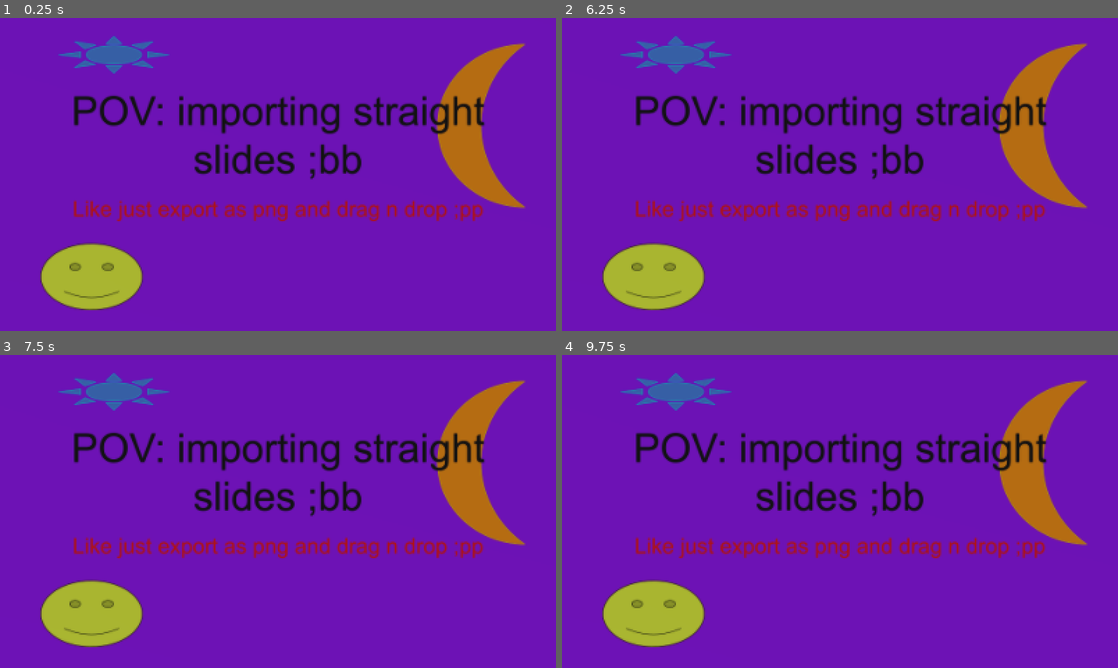
Above: before the commit, frames 1-4 (two rows, left to right).
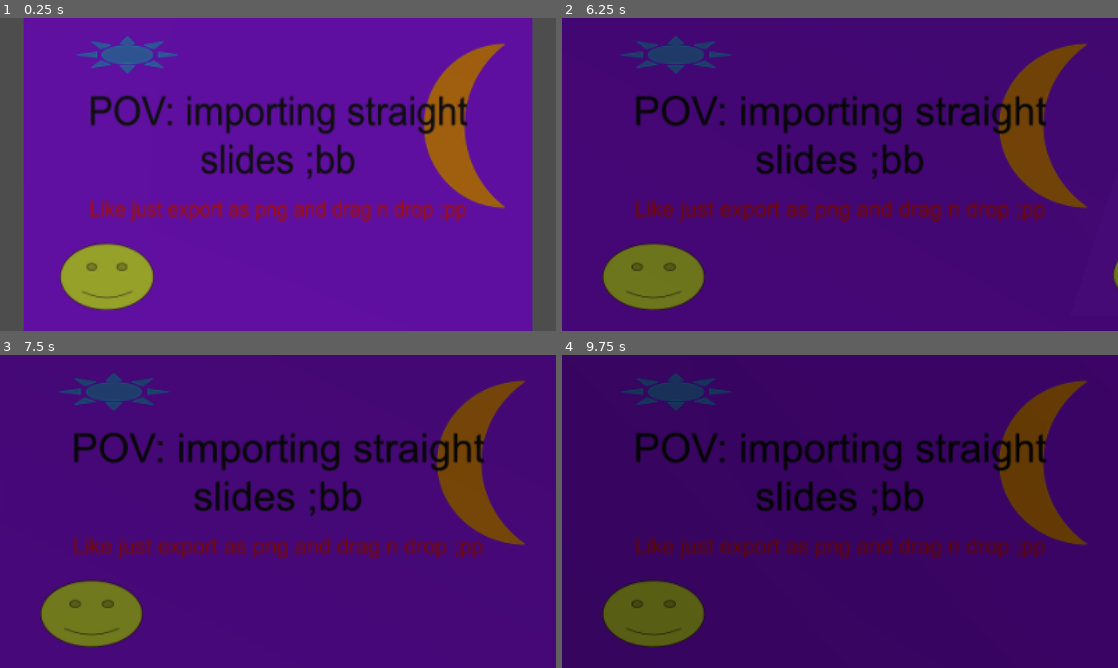
Above: after the commit, the same moments.

Repository: officialErnests/No-reprent
Game: Godot game, scene res://no_reprent/Scenes/main_scene.tscn
The game is run twice, just before and just after one commit, with the same random seed, the same clock (stepped at 60 frames per second) and the same inputs. The project has no main scene, so this scene is started directly.
Inputs:
- Up to frame 1 (0.25 s): no input
- Up to frame 2 (6.25 s): tap Enter at 0.5 s; hold Right (Presentation_fowards, bound only after the commit) 0.53-1.28 s; tap Up (Presentation_variation_fowards, bound only after the co… at 0.8, 1.35, 2.3, 2.85, 3.8, 4.35, 5.3, 5.85 s; tap Delete (Presentation_reset, bound only after the commit) at 1.25, 2, 2.75, 3.5, 4.15, 5 s; hold Left (Presentation_backwards, bound only after the commit) 1.28-2.03 s; tap Right (Presentation_fowards, bound only after the commit) every 1.5 s from 1.55 to 6.05 s; hold Right (Presentation_fowards, bound only after the commit) 2.03-2.78 s; hold Right (Presentation_fowards, bound only after the commit) 3.53-4.28 s; hold Left (Presentation_backwards, bound only after the commit) 3.53-5.78 s; hold Right (Presentation_fowards, bound only after the commit) 5.03-5.78 s
- Up to frame 3 (7.5 s): hold Right (Presentation_fowards, bound only after the commit) 6.53-7.28 s; tap Up (Presentation_variation_fowards, bound only after the co… at 6.8, 7.35 s
- Up to frame 4 (9.75 s): tap Right (Presentation_fowards, bound only after the commit) at 7.55, 9.05 s; hold Right (Presentation_fowards, bound only after the commit) 8.03-8.78 s; hold Left (Presentation_backwards, bound only after the commit) 8.03-9.53 s; tap Up (Presentation_variation_fowards, bound only after the co… at 8.3, 8.85 s; hold Right (Presentation_fowards, bound only after the commit) from 9.53 s (still down)

The runs differ from the first frame. In frame 1, 23% of the frame differs, in the area x 0-100%, y 0-100%; in frame 2, 98%; in frame 3, 98%; in frame 4, 98%.

Commit message:
Made slides change ;DD

Diff:
--- a/no_reprent/Scenes/main_scene.tscn
+++ b/no_reprent/Scenes/main_scene.tscn
@@ -6,7 +6,7 @@
 [node name="Main_scene" type="Node3D" unique_id=1282011518 node_paths=PackedStringArray("slides")]
 script = ExtResource("1_10agn")
 slide_preset = ExtResource("2_m6xlq")
-slides = [NodePath("nb_slides/slide_1"), NodePath("nb_slides/slide_2"), NodePath("nb_slides/slide_3"), NodePath("nb_slides/slide_4")]
+slides = [NodePath("nb_slides/slide_1"), NodePath("nb_slides/slide_2"), NodePath("nb_slides/slide_3"), NodePath("nb_slides/slide_4"), NodePath("nb_slides/slide_5"), NodePath("nb_slides/slide_6"), NodePath("nb_slides/slide_7")]
 
 [node name="nb_trash" type="Node3D" parent="." unique_id=583480922]
 visible = false
@@ -15,15 +15,32 @@
 
 [node name="slide_1" parent="nb_slides" unique_id=1142204227 instance=ExtResource("2_m6xlq")]
 
+[node name="MeshInstance3D" parent="nb_slides/slide_1" index="1" unique_id=517713459]
+transform = Transform3D(0.9176451, 0, -0.3974009, 0, 1, 0, 0.3974009, 0, 0.9176451, 0, 0, 0)
+
 [node name="slide_2" parent="nb_slides" unique_id=1542946711 instance=ExtResource("2_m6xlq")]
 transform = Transform3D(1, 0, 0, 0, 1, 0, 0, 0, 1, 1.777, 1, 0)
 slide_aligner_offset = Transform3D(1, 0, 0, 0, 1, 0, 0, 0, 1, 1.777, 1, 0)
 
 [node name="slide_3" parent="nb_slides" unique_id=1427346639 instance=ExtResource("2_m6xlq")]
-transform = Transform3D(1, 0, 0, 0, 1, 0, 0, 0, 1, 3.554, 1, 0)
+transform = Transform3D(0.70710677, 0, -0.70710677, 0, 1, 0, 0.70710677, 0, 0.70710677, 3.254, 1, 0.6290739)
+slide_aligner_offset = Transform3D(0.70710677, 0, -0.70710677, 0, 1, 0, 0.70710677, 0, 0.70710677, 1.477, 0, 0.6290739)
 
 [node name="slide_4" parent="nb_slides" unique_id=2026344529 instance=ExtResource("2_m6xlq")]
-transform = Transform3D(1, 0, 0, 0, 1, 0, 0, 0, 1, 5.331, 1, 0)
+transform = Transform3D(0, 0.42261824, -0.9063077, 0, 0.90630776, 0.42261824, 0.99999994, 0, 0, 3.8798656, 1, 2.1421475)
+slide_aligner_offset = Transform3D(0.70710677, 0.29883623, -0.6408563, 0, 0.90630776, 0.42261824, 0.70710677, -0.29883623, 0.6408563, 1.5124583, 0, 0.6273508)
+
+[node name="slide_5" parent="nb_slides" unique_id=1033513666 instance=ExtResource("2_m6xlq")]
+transform = Transform3D(-0.045699913, 0.9987035, -0.022423118, -0.53814787, -0.0057017803, 0.84283113, 0.8416108, 0.050584182, 0.5377106, 3.8798656, 1, 3.9191477)
+slide_aligner_offset = Transform3D(0.8416109, 0.05058419, 0.53771067, -0.5070412, 0.41690275, 0.75438803, -0.18601292, -0.9075425, 0.37651807, 1.7770004, 0, 0)
+
+[node name="slide_6" parent="nb_slides" unique_id=889420774 instance=ExtResource("2_m6xlq")]
+transform = Transform3D(0.23614496, 0.35331762, 0.9052084, -0.91885406, -0.22188069, 0.32630816, 0.31613898, -0.9088101, 0.27225107, 3.8798656, 1, 5.6961484)
+slide_aligner_offset = Transform3D(0.31613892, -0.9088099, 0.272251, -0.73296547, -0.051773712, 0.6782932, -0.6023445, -0.41398537, -0.6824937, 1.7770002, 0, 0)
+
+[node name="slide_7" parent="nb_slides" unique_id=2108444805 instance=ExtResource("2_m6xlq")]
+transform = Transform3D(-0.7396395, 0.5002126, 0.45024616, -0.6699832, -0.61059165, -0.4222572, 0.06369823, -0.61397505, 0.786751, 3.8798656, 0.99999976, 7.4731493)
+slide_aligner_offset = Transform3D(1.0000002, -2.9802322e-08, 0, 2.9802322e-08, 1, -2.9802322e-08, 0, 2.9802322e-08, 1, 1.7770002, -2.3841858e-07, 0)
 
 [node name="DirectionalLight3D" type="DirectionalLight3D" parent="." unique_id=249831361]
 transform = Transform3D(0.8660254, -0.43301272, 0.24999999, 0, 0.49999997, 0.86602545, -0.5, -0.75, 0.43301266, 0, 0, 0)
@@ -34,3 +51,6 @@
 [editable path="nb_slides/slide_2"]
 [editable path="nb_slides/slide_3"]
 [editable path="nb_slides/slide_4"]
+[editable path="nb_slides/slide_5"]
+[editable path="nb_slides/slide_6"]
+[editable path="nb_slides/slide_7"]
--- a/no_reprent/Scenes/preset_slide.tscn
+++ b/no_reprent/Scenes/preset_slide.tscn
@@ -9,8 +9,9 @@
 [sub_resource type="QuadMesh" id="QuadMesh_dhklb"]
 size = Vector2(1.777, 1)
 
-[node name="preset_slide" type="Node3D" unique_id=1142204227]
+[node name="preset_slide" type="Node3D" unique_id=1142204227 node_paths=PackedStringArray("camera")]
 script = ExtResource("1_1xjrd")
+camera = NodePath("Camera3D")
 
 [node name="Camera3D" type="Camera3D" parent="." unique_id=724262419]
 transform = Transform3D(1, 0, 0, 0, 1, 0, 0, 0, 1, 0, 0, 5)
--- a/no_reprent/Script/main_scene.gd
+++ b/no_reprent/Script/main_scene.gd
@@ -19,8 +19,11 @@
 var aligners:Node3D = null
 var trash:Node3D = null
 func _ready() -> void:
-	scan()
-	initilized = true
+	if Engine.is_editor_hint():
+		scan()
+		initilized = true
+	else:
+		presentationStarted()
 
 func scan():
 	validate()
@@ -29,6 +32,12 @@
 		for child in slides_node.get_children():
 			child.slide_manager = self
 			slides.append(child)
+
+		if aligners.get_child_count() != 0:
+			var path = aligners.get_child(0).get_meta("slide")
+			if has_node(path):
+				get_node(path).disableAlign()
+			for i in aligners.get_children(): i.queue_free()
 		notify_property_list_changed()
 	# update()
 
@@ -149,3 +158,28 @@
 func slide_restoreSlide(p_node):
 	restoreSlide(p_node)
 	notify_property_list_changed()
+
+##################
+### Presenting ###
+##################
+
+var curent_slide = 0
+var slide_amount = 0
+func presentationStarted():
+	slides.clear()
+	for child in slides_node.get_children():
+		child.slide_manager = self
+		slides.append(child)
+	slide_amount = slides.size()
+	slides[0].camera.current = true
+
+func _input(event: InputEvent) -> void:
+	if event.is_action_pressed("Presentation_backwards"): changeSlide(curent_slide - 1)
+	if event.is_action_pressed("Presentation_fowards"): changeSlide(curent_slide + 1)
+	if event.is_action_pressed("Presentation_reset"): changeSlide(0)
+	if event.is_action_pressed("Presentation_variation_fowards"): pass
+	if event.is_action_pressed("Presentation_variation_backwards"): pass
+
+func changeSlide(index:int):
+	curent_slide = clamp(index, 0, slide_amount - 1)
+	slides[curent_slide].camera.current = true
--- a/no_reprent/Script/slide.gd
+++ b/no_reprent/Script/slide.gd
@@ -13,7 +13,7 @@
         slide_manager.slide_deleteSlide(self)
         slide_aligner_obj.queue_free()
 func restore(): if slide_deleted: slide_manager.slide_restoreSlide(self)
-
+@export var camera: Camera3D
 
 @export_category("Aligner")
 # Used to calculate next slide position
@@ -28,6 +28,7 @@
 @export var show_aligner: bool = false:
     set(show_aligner_new):
         if not initalized: return
+        checkManager()
         show_aligner = show_aligner_new
         if slide_deleted: return
         if show_aligner:
@@ -63,3 +64,10 @@
 
 func _ready() -> void:
     initalized = true
+    checkManager()
+
+func checkManager():
+    if not slide_manager:
+        var temp_one = get_parent().get_parent()
+        if temp_one is nb_slide_manager:
+            temp_one.scan()
--- a/project.godot
+++ b/project.godot
@@ -24,6 +24,34 @@
 
 enabled=PackedStringArray("res://addons/godot_super-wakatime/plugin.cfg")
 
+[input]
+
+Presentation_fowards={
+"deadzone": 0.2,
+"events": [Object(InputEventKey,"resource_local_to_scene":false,"resource_name":"","device":-1,"window_id":0,"alt_pressed":false,"shift_pressed":false,"ctrl_pressed":false,"meta_pressed":false,"pressed":false,"keycode":0,"physical_keycode":4194321,"key_label":0,"unicode":0,"location":0,"echo":false,"script":null)
+]
+}
+Presentation_backwards={
+"deadzone": 0.2,
+"events": [Object(InputEventKey,"resource_local_to_scene":false,"resource_name":"","device":-1,"window_id":0,"alt_pressed":false,"shift_pressed":false,"ctrl_pressed":false,"meta_pressed":false,"pressed":false,"keycode":0,"physical_keycode":4194319,"key_label":0,"unicode":0,"location":0,"echo":false,"script":null)
+]
+}
+Presentation_reset={
+"deadzone": 0.2,
+"events": [Object(InputEventKey,"resource_local_to_scene":false,"resource_name":"","device":-1,"window_id":0,"alt_pressed":false,"shift_pressed":false,"ctrl_pressed":false,"meta_pressed":false,"pressed":false,"keycode":0,"physical_keycode":4194312,"key_label":0,"unicode":0,"location":0,"echo":false,"script":null)
+]
+}
+Presentation_variation_fowards={
+"deadzone": 0.2,
+"events": [Object(InputEventKey,"resource_local_to_scene":false,"resource_name":"","device":-1,"window_id":0,"alt_pressed":false,"shift_pressed":false,"ctrl_pressed":false,"meta_pressed":false,"pressed":false,"keycode":0,"physical_keycode":4194320,"key_label":0,"unicode":0,"location":0,"echo":false,"script":null)
+]
+}
+Presentation_variation_backwards={
+"deadzone": 0.2,
+"events": [Object(InputEventKey,"resource_local_to_scene":false,"resource_name":"","device":-1,"window_id":0,"alt_pressed":false,"shift_pressed":false,"ctrl_pressed":false,"meta_pressed":false,"pressed":false,"keycode":0,"physical_keycode":4194322,"key_label":0,"unicode":0,"location":0,"echo":false,"script":null)
+]
+}
+
 [physics]
 
 3d/physics_engine="Jolt Physics"
